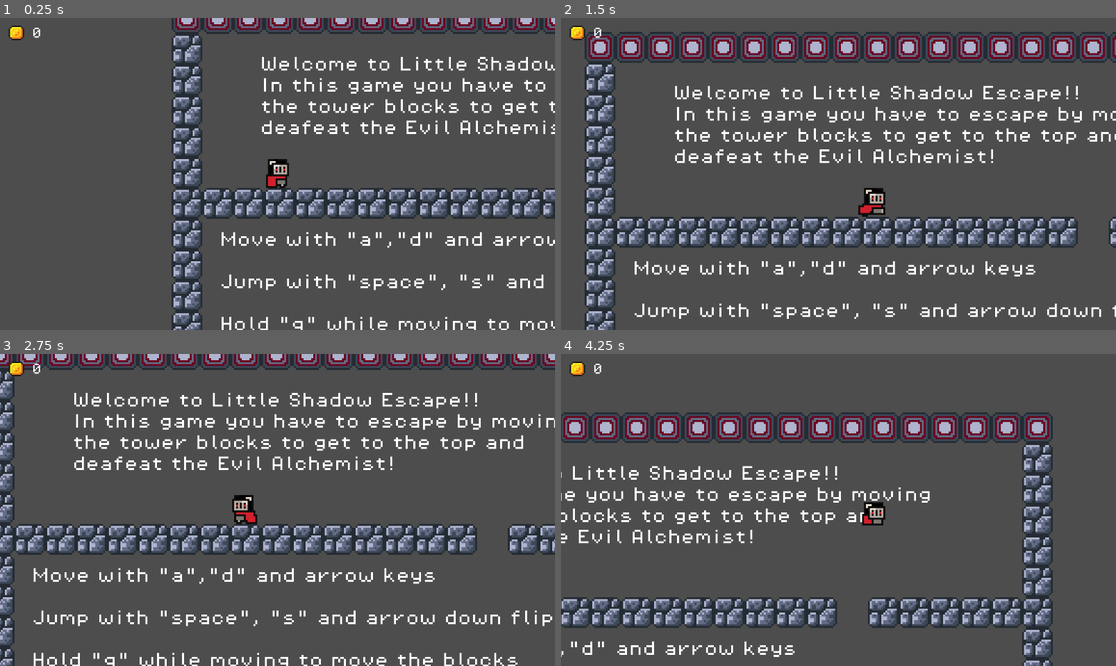
Above: before the commit, frames 1-4 (two rows, left to right).
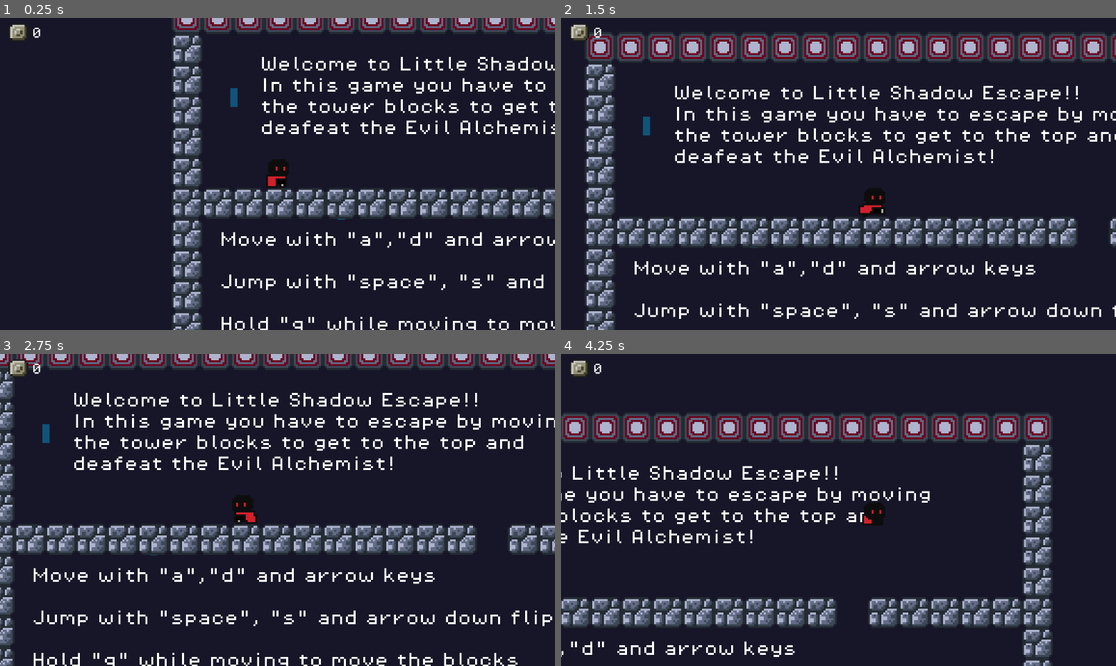
Above: after the commit, the same moments.

Repository: DiogoFSPinheiro/Godot_Games
Game: Godot game, scene res://scenes/game.tscn
The game is run twice, just before and just after one commit, with the same random seed, the same clock (stepped at 60 frames per second) and the same inputs.
Inputs:
- Up to frame 1 (0.25 s): no input
- Up to frame 2 (1.5 s): hold Right (move_right) from 0.53 s (still down); tap Down (flip) at 0.6 s; tap Space (jump) at 0.77 s; tap Q (grab) at 1.35 s
- Up to frame 3 (2.75 s): tap Space (jump) at 1.52 s; release Right (move_right) at 2.03 s; hold Left (move_left) from 2.03 s (still down); tap Down (flip) at 2.1 s
- Up to frame 4 (4.25 s): release Left (move_left) at 2.78 s; hold Right (move_right) from 2.78 s (still down); tap Q (grab) at 2.85 s; tap Space (jump) at 3.02, 3.77 s; tap Down (flip) at 3.6 s

The runs differ from the first frame. In frame 1, 82% of the frame differs, in the area x 0-100%, y 0-100%; in frame 2, 74%; in frame 3, 79%; in frame 4, 78%.

Commit message:
finishing touches

Diff:
--- a/Game/scenes/HUD.tscn
+++ b/Game/scenes/HUD.tscn
@@ -108,7 +108,7 @@
 theme_override_font_sizes/font_size = 23
 
 [node name="AnimatedSprite2D" type="AnimatedSprite2D" parent="."]
-position = Vector2(33.875, 31)
-scale = Vector2(3.26563, 3)
+position = Vector2(38.1875, 30)
+scale = Vector2(4.22656, 3.875)
 sprite_frames = SubResource("SpriteFrames_cn7ei")
 frame_progress = 0.359012
--- a/Game/scenes/game.tscn
+++ b/Game/scenes/game.tscn
@@ -815,7 +815,6 @@
 script = ExtResource("1_07ios")
 
 [node name="BG" type="Node2D" parent="."]
-visible = false
 
 [node name="Sprite2D12" type="Sprite2D" parent="BG"]
 position = Vector2(3161, -1667)
--- a/Game/scenes/player.tscn
+++ b/Game/scenes/player.tscn
@@ -1,10 +1,11 @@
-[gd_scene load_steps=56 format=3 uid="uid://1xjwovya6ixr"]
+[gd_scene load_steps=57 format=3 uid="uid://1xjwovya6ixr"]
 
 [ext_resource type="Script" path="res://scripts/player.gd" id="1_7qcun"]
 [ext_resource type="Texture2D" uid="uid://ch4wxekonpjrt" path="res://assets/sprites/knight.png" id="1_d87gs"]
 [ext_resource type="Texture2D" uid="uid://0jvehjbm1oc5" path="res://assets/sprites/knight_v2.png" id="3_n7h4b"]
 [ext_resource type="AudioStream" uid="uid://m2ecairurj5o" path="res://assets/sounds/move_stone.wav" id="4_mw8eo"]
 [ext_resource type="AudioStream" uid="uid://cjdmwa4kkcavf" path="res://assets/sounds/jump.wav" id="5_jo2wj"]
+[ext_resource type="AudioStream" uid="uid://cxlm837w1p1wq" path="res://assets/sounds/Steps.ogg" id="6_3ksnx"]
 
 [sub_resource type="AtlasTexture" id="AtlasTexture_sag81"]
 atlas = ExtResource("3_n7h4b")
@@ -387,6 +388,7 @@
 sprite_frames = SubResource("SpriteFrames_xv02q")
 animation = &"idle_v2"
 autoplay = "idle_v2"
+frame_progress = 0.738738
 
 [node name="CollisionShape2D" type="CollisionShape2D" parent="."]
 position = Vector2(0, -6)
@@ -407,6 +409,7 @@
 sprite_frames = SubResource("SpriteFrames_mhgg7")
 animation = &"hands"
 autoplay = "stone"
+frame_progress = 0.295284
 
 [node name="sound" type="AudioStreamPlayer2D" parent="."]
 stream = ExtResource("4_mw8eo")
@@ -418,7 +421,10 @@
 pitch_scale = 0.4
 bus = &"char"
 
-[node name="AnimatedSprite2D2" type="AnimatedSprite2D" parent="."]
+[node name="steps" type="AudioStreamPlayer2D" parent="."]
+stream = ExtResource("6_3ksnx")
+pitch_scale = 0.13
+bus = &"SFX"
 
 [connection signal="area_entered" from="grab_area" to="." method="_on_area_2d_area_entered"]
 [connection signal="area_exited" from="grab_area" to="." method="_on_area_2d_area_exited"]
--- a/Game/scripts/player.gd
+++ b/Game/scripts/player.gd
@@ -42,8 +42,11 @@
 			animated_sprite.play("idle_v2")
 		else:
 			animated_sprite.play("run_v2")
+
+
 	else:
 		animated_sprite.play("jump_v2")
+
 	# flip the sprite and hit boxes
 	if direction != 0 && (near_block == false && !Input.is_action_just_pressed("grab")):
 		update_direction(direction)
@@ -82,7 +85,13 @@
 		if $sound.playing:
 			$sound.stop()
 
-
+	if direction != 0  and self.is_on_floor():
+		$steps.pitch_scale = randf_range(0.09,0.16)
+		if not $steps.playing:
+			$steps.play()
+	else:
+		if $steps.playing:
+			$steps.stop()
 
 	if Input.is_action_just_pressed("reset"):
 		Global.reset()
Not shown, added: Game/assets/sounds/Steps.ogg.import
Binary file changed: Game/assets/sprites/coin.png
Binary file changed: Game/assets/sprites/knight_v2.png
Not shown, added: Game/assets/sounds/Steps.ogg
